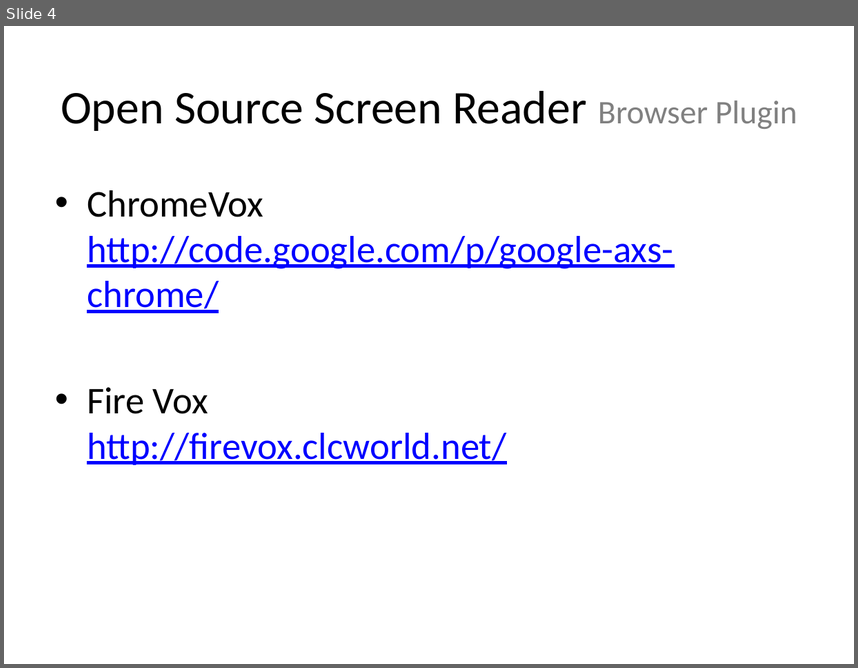
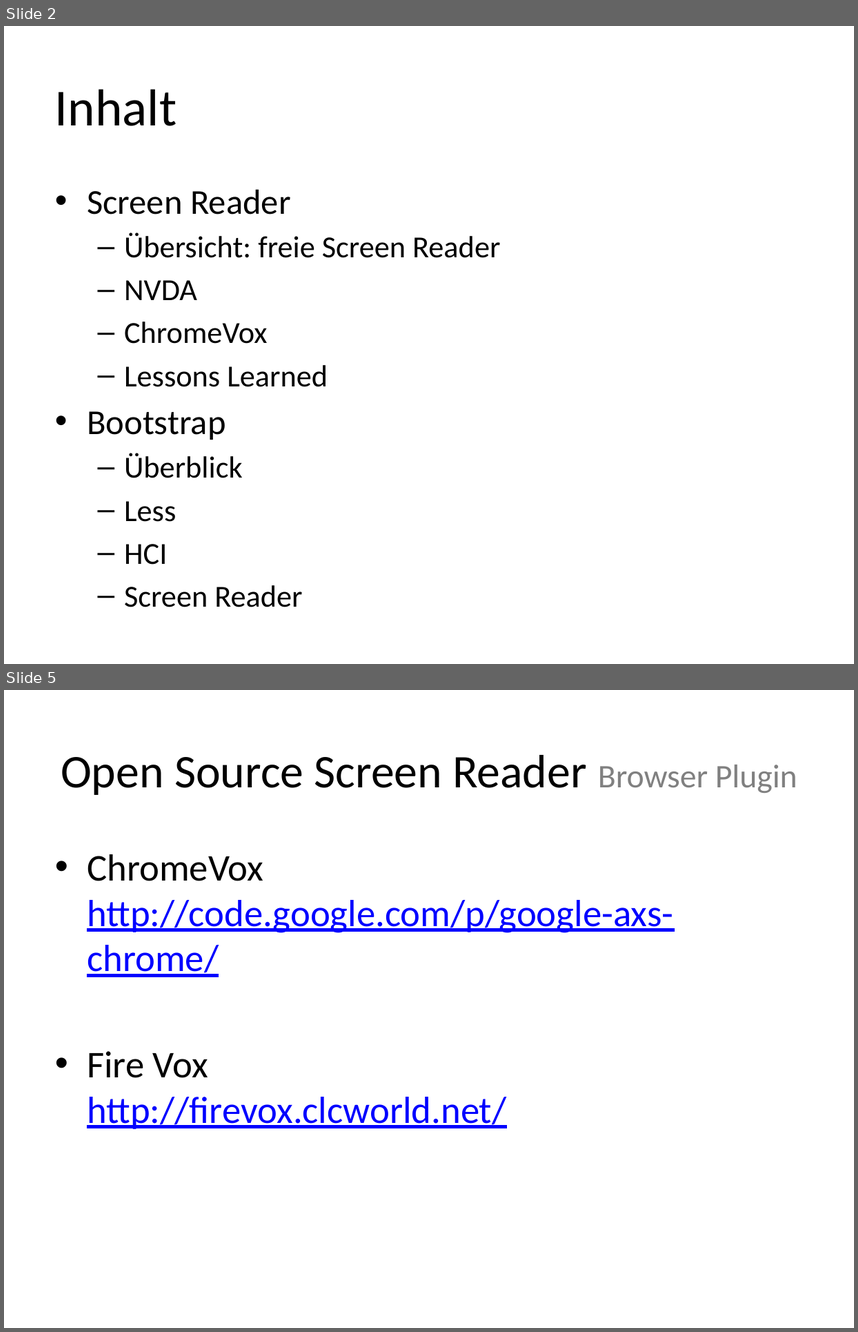
Before and after one commit to Capoot/hci, a slide deck: screenreader.pptx. Shown one above the other, each under a label of ours: slide 4 before the commit, slides 2 and 5 after it; the slides between them are not shown. The pictures are 858x668 and 858x1332 pixels, drawn with LibreOffice and Linux fonts; fonts in the diff are those of the drawing. Boxes give left, top, right and bottom in pixels: in the first picture for what was removed or moved away, otherwise in the second. Text is boxed around its words. In the diff, an @@ line names an element or a change of style, - is before the commit and + after.

```diff
--- a/screenreader.pptx
+++ b/screenreader.pptx
@@ slide 2 added at box(4, 26, 854, 664), background #FFFFFF @@
@@ title added at box(55, 89, 176, 126), 44 pt, text #000000 @@
+Inhalt
@@ text added at box(87, 190, 500, 607), 25.9 pt, text #000000 @@
+• Screen Reader
+  – Übersicht: freie Screen Reader
+  – NVDA
+  – ChromeVox
+  – Lessons Learned
+• Bootstrap
+  – Überblick
+  – Less
+  – HCI
+  – Screen Reader
@@ what was slide 4 is now slide 5 @@
```
Also in this commit, not shown: 7 slides changed, 5 other slides added, 3 slides removed.
